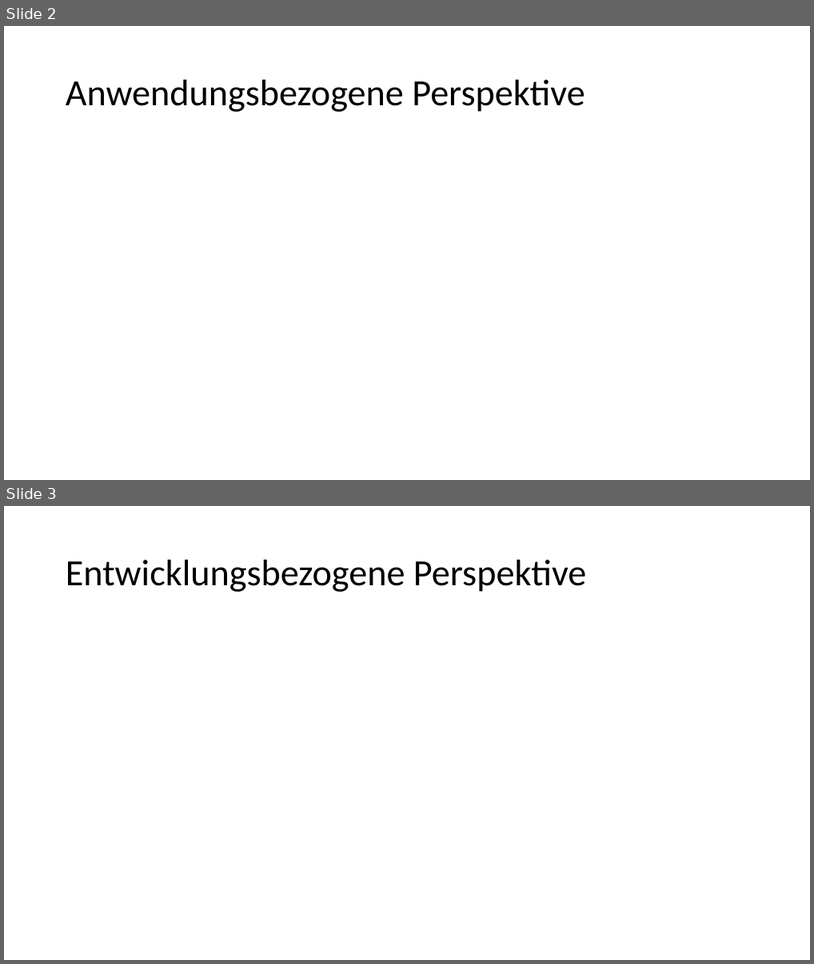
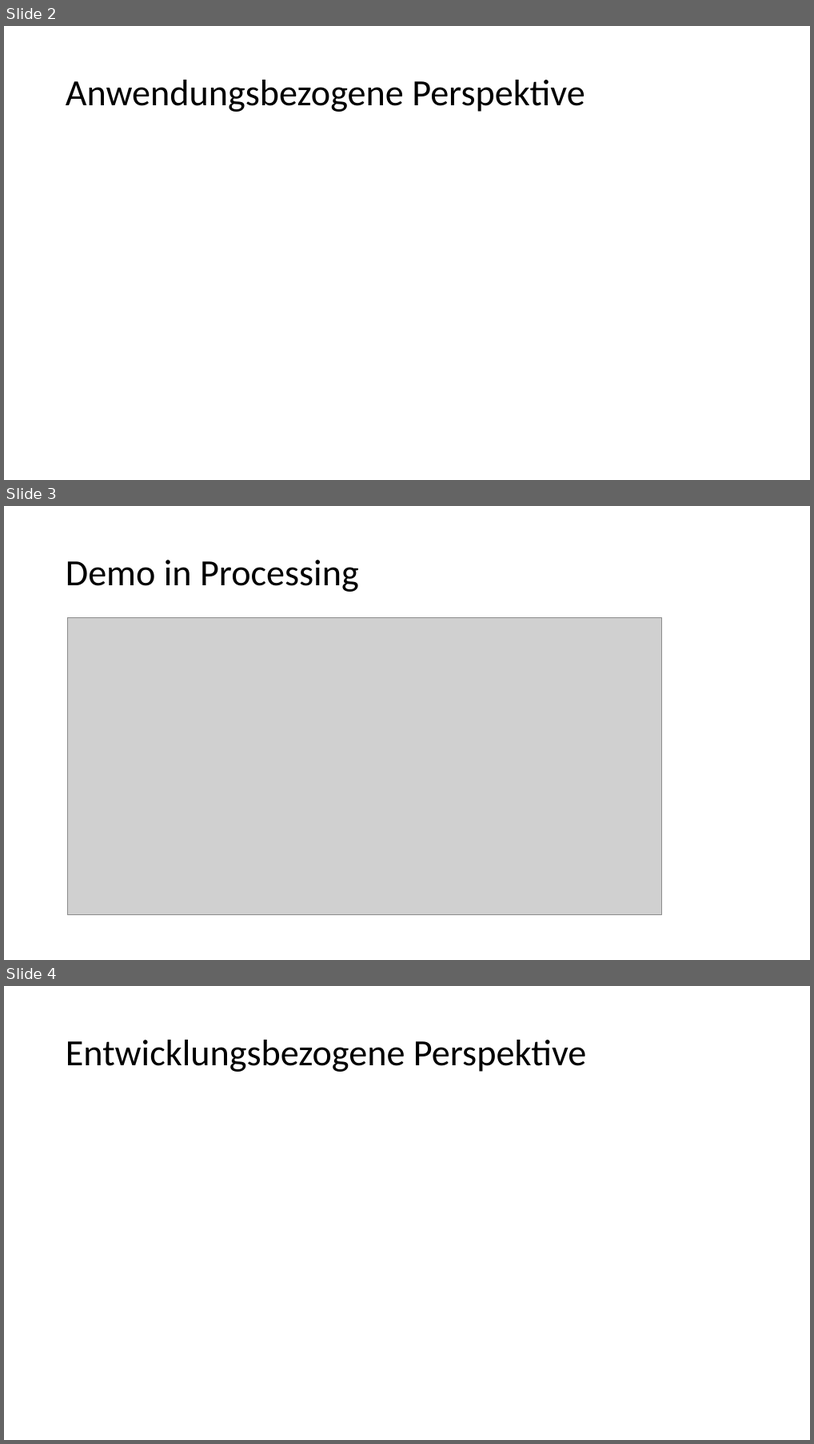
Before and after one commit to Carmen-MI/Erdrevolution_Carmen, a slide deck: Präsentation.pptx. Shown one above the other, each under a label of ours: slides 2 and 3 before the commit, slides 2, 3 and 4 after it. The pictures are 814x964 and 814x1444 pixels, drawn with LibreOffice and Linux fonts; fonts in the diff are those of the drawing; grey boxes stand for pictures. Boxes give left, top, right and bottom in pixels: in the first picture for what was removed or moved away, otherwise in the second. Text is boxed around its words. In the diff, an @@ line names an element or a change of style, - is before the commit and + after.

```diff
--- a/Präsentation.pptx
+++ b/Präsentation.pptx
@@ slide 3 added at <box>4,506,810,960</box>, background #FFFFFF @@
@@ title added at <box>66,560,359,592</box>, 44 pt, text #000000 @@
+Demo in Processing
@@ picture added at <box>67,618,662,914</box> @@
@@ what was slide 3 is now slide 4 @@
```
Also in this commit, not shown: 2 slides changed, 4 other slides added, 1 other file.
